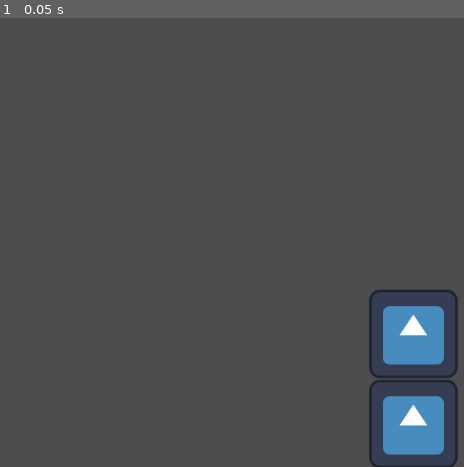
Above: before the commit, frame 1.
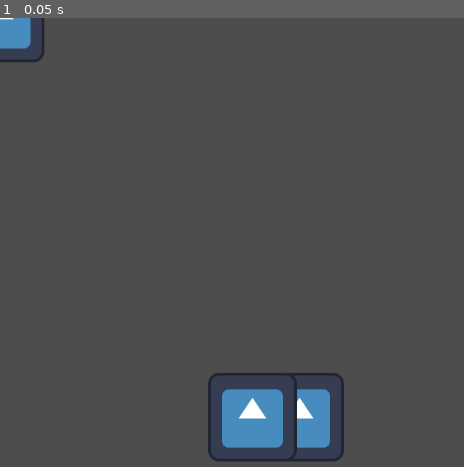
Above: after the commit, the same moment.

Repository: giovanemachado/timbergdtman
Game: Godot game, scene res://src/Main.tscn
The game is run twice, just before and just after one commit, with the same random seed, the same clock (stepped at 60 frames per second) and the same inputs. The engine's default icon, where the game draws it, is replaced by a stand-in: a white triangle on a blue panel in a dark square.
Inputs:
- Up to frame 1 (0.05 s): no input

The runs differ from the first frame. In frame 1, 8.3% of the frame differs, in the area x 0-99%, y 0-100%.

Commit message:
add some animations, fighting spawns

Diff:
--- a/project.godot
+++ b/project.godot
@@ -11,7 +11,7 @@
 [application]
 
 config/name="P"
-run/main_scene="res://src/main.tscn"
+run/main_scene="res://Src/Main.tscn"
 config/features=PackedStringArray("4.0", "Forward Plus")
 config/icon="res://icon.svg"
 
--- a/src/Main.tscn
+++ b/src/Main.tscn
@@ -1,21 +1,32 @@
-[gd_scene load_steps=4 format=3 uid="uid://pvnkl2ophuc6"]
+[gd_scene load_steps=5 format=3 uid="uid://b7n3hli5t2f1p"]
 
-[ext_resource type="Script" path="res://src/tree/tree.gd" id="1_xsuk5"]
-[ext_resource type="Texture2D" uid="uid://d0ip05whua6kq" path="res://icon.svg" id="2_21n0y"]
-[ext_resource type="Script" path="res://src/player/player.gd" id="3_d8jpg"]
+[ext_resource type="Script" path="res://Src/Tree/Tree.gd" id="1_ehffe"]
+[ext_resource type="PackedScene" uid="uid://cshpelm6okiad" path="res://Src/Tree/TreeTuck.tscn" id="2_pa2co"]
+[ext_resource type="Script" path="res://Src/Player/Player.gd" id="3_jqo2d"]
+[ext_resource type="Texture2D" uid="uid://d0ip05whua6kq" path="res://icon.svg" id="4_iqxdf"]
 
-[node name="main" type="Node2D"]
+[node name="Main" type="Node2D"]
 
-[node name="tree" type="Node2D" parent="."]
-script = ExtResource("1_xsuk5")
+[node name="Tree" type="Node2D" parent="." node_paths=PackedStringArray("TreeSpawn")]
+script = ExtResource("1_ehffe")
+TreeSpawn = NodePath("")
 
-[node name="tree-tuck" type="Sprite2D" parent="tree"]
-position = Vector2(596, 586)
-texture = ExtResource("2_21n0y")
+[node name="TreeTuck" parent="Tree" instance=ExtResource("2_pa2co")]
 
-[node name="tree-tuck2" type="Sprite2D" parent="tree"]
-position = Vector2(596, 456)
-texture = ExtResource("2_21n0y")
+[node name="TreePosition" type="Marker2D" parent="Tree"]
+position = Vector2(541, 220)
 
-[node name="player" type="Node2D" parent="."]
-script = ExtResource("3_d8jpg")
+[node name="Player" type="Node2D" parent="."]
+script = ExtResource("3_jqo2d")
+
+[node name="TempPlayer" type="Sprite2D" parent="Player"]
+position = Vector2(432, 576)
+texture = ExtResource("4_iqxdf")
+
+[node name="TempAxe" type="Sprite2D" parent="Player/TempPlayer"]
+position = Vector2(-68, 0)
+texture = ExtResource("4_iqxdf")
+
+[node name="AnimationPlayer" type="AnimationPlayer" parent="Player"]
+
+[connection signal="hit" from="Player" to="Tree" method="_on_player_hit"]
--- a/src/player/player.gd
+++ b/src/player/player.gd
@@ -1,20 +1,21 @@
 extends Node2D
 
+# Tree hits
+signal hit(cuttingAt)
 
 # Called when the node enters the scene tree for the first time.
 func _ready():
 	pass # Replace with function body.
 
-
 # Called every frame. 'delta' is the elapsed time since the previous frame.
 func _process(delta):
 	if Input.is_action_pressed("cut_right"):
-		print("cut right pressed");
+		hitTheTree(cutSide.CUT_RIGHT)
 	if Input.is_action_pressed("cut_left"):
-		print("cut left pressed")
+		hitTheTree(cutSide.CUT_LEFT)
 
-	# if velocity.length() > 0:
-	#     velocity = velocity.normalized() * speed
-	#     $AnimatedSprite2D.play()
-	# else:
-	#     $AnimatedSprite2D.stop()
+# Possible sides to cut the tree down
+enum cutSide {CUT_RIGHT, CUT_LEFT}
+
+func hitTheTree(cuttingAt):
+	hit.emit(cuttingAt)
--- /dev/null
+++ b/src/tree/TreeTuck.tscn
@@ -0,0 +1,159 @@
+[gd_scene load_steps=7 format=3 uid="uid://cshpelm6okiad"]
+
+[ext_resource type="Texture2D" uid="uid://d0ip05whua6kq" path="res://icon.svg" id="1_0sjvc"]
+
+[sub_resource type="Animation" id="Animation_tdhg7"]
+length = 0.001
+tracks/0/type = "value"
+tracks/0/imported = false
+tracks/0/enabled = true
+tracks/0/path = NodePath(".:position")
+tracks/0/interp = 1
+tracks/0/loop_wrap = true
+tracks/0/keys = {
+"times": PackedFloat32Array(0),
+"transitions": PackedFloat32Array(1),
+"update": 0,
+"values": [Vector2(0, 0)]
+}
+tracks/1/type = "value"
+tracks/1/imported = false
+tracks/1/enabled = true
+tracks/1/path = NodePath(".:rotation")
+tracks/1/interp = 1
+tracks/1/loop_wrap = true
+tracks/1/keys = {
+"times": PackedFloat32Array(0),
+"transitions": PackedFloat32Array(1),
+"update": 0,
+"values": [0.0]
+}
+tracks/2/type = "value"
+tracks/2/imported = false
+tracks/2/enabled = true
+tracks/2/path = NodePath(".:scale")
+tracks/2/interp = 1
+tracks/2/loop_wrap = true
+tracks/2/keys = {
+"times": PackedFloat32Array(-0.00147765),
+"transitions": PackedFloat32Array(1),
+"update": 0,
+"values": [Vector2(1, 1)]
+}
+
+[sub_resource type="Animation" id="Animation_rq4bt"]
+resource_name = "correct-hit"
+length = 0.6
+loop_mode = 1
+step = 0.0
+tracks/0/type = "value"
+tracks/0/imported = false
+tracks/0/enabled = true
+tracks/0/path = NodePath(".:position")
+tracks/0/interp = 1
+tracks/0/loop_wrap = true
+tracks/0/keys = {
+"times": PackedFloat32Array(0.1, 0.148334, 0.196055, 0.331699, 0.463718, 0.591058, 0.592404),
+"transitions": PackedFloat32Array(1, 1, 1, 1, 1, 1, 1),
+"update": 0,
+"values": [Vector2(0, 0), Vector2(0, 8), Vector2(0, -22), Vector2(0, -22), Vector2(0, 110), Vector2(0, 110), Vector2(0, 100)]
+}
+tracks/1/type = "value"
+tracks/1/imported = false
+tracks/1/enabled = true
+tracks/1/path = NodePath(".:rotation")
+tracks/1/interp = 1
+tracks/1/loop_wrap = true
+tracks/1/keys = {
+"times": PackedFloat32Array(0.1, 0.148334, 0.196055, 0.331699, 0.463718, 0.591058, 0.592404),
+"transitions": PackedFloat32Array(1, 1, 1, 1, 1, 1, 1),
+"update": 0,
+"values": [0.0, 0.0, -0.126137, 0.240855, 0.0, 0.0, 0.0]
+}
+tracks/2/type = "value"
+tracks/2/imported = false
+tracks/2/enabled = true
+tracks/2/path = NodePath(".:scale")
+tracks/2/interp = 1
+tracks/2/loop_wrap = true
+tracks/2/keys = {
+"times": PackedFloat32Array(0.1, 0.148334, 0.196055, 0.331699, 0.463718, 0.591058, 0.592404),
+"transitions": PackedFloat32Array(1, 1, 1, 1, 1, 1, 1),
+"update": 0,
+"values": [Vector2(1.0532, 1.0532), Vector2(1.36544, 0.955445), Vector2(1.0532, 1.0532), Vector2(1.0532, 1.0532), Vector2(1.0532, 1.0532), Vector2(0.8132, 1.0532), Vector2(1.0532, 1.0532)]
+}
+
+[sub_resource type="Animation" id="Animation_h6m2x"]
+resource_name = "move-below"
+length = 0.2
+loop_mode = 1
+tracks/0/type = "value"
+tracks/0/imported = false
+tracks/0/enabled = true
+tracks/0/path = NodePath(".:position")
+tracks/0/interp = 1
+tracks/0/loop_wrap = true
+tracks/0/keys = {
+"times": PackedFloat32Array(0, 0.15072),
+"transitions": PackedFloat32Array(1, 1),
+"update": 0,
+"values": [Vector2(0, 0), Vector2(0, 133)]
+}
+
+[sub_resource type="Animation" id="Animation_k1w2a"]
+resource_name = "wrong-hit"
+length = 0.35
+loop_mode = 1
+step = 0.0
+tracks/0/type = "value"
+tracks/0/imported = false
+tracks/0/enabled = true
+tracks/0/path = NodePath(".:position")
+tracks/0/interp = 1
+tracks/0/loop_wrap = true
+tracks/0/keys = {
+"times": PackedFloat32Array(0, 0.0512377, 0.151238, 0.237459, 0.34337),
+"transitions": PackedFloat32Array(1, 1, 1, 1, 1),
+"update": 0,
+"values": [Vector2(593, 577), Vector2(593, 577), Vector2(593, 577), Vector2(593, 577), Vector2(593, 577)]
+}
+tracks/1/type = "value"
+tracks/1/imported = false
+tracks/1/enabled = true
+tracks/1/path = NodePath(".:rotation")
+tracks/1/interp = 1
+tracks/1/loop_wrap = true
+tracks/1/keys = {
+"times": PackedFloat32Array(0, 0.0512377, 0.151238, 0.237459, 0.34337),
+"transitions": PackedFloat32Array(1, 1, 1, 1, 1),
+"update": 0,
+"values": [0.0, 0.0, 0.094668, -0.052702, 0.0]
+}
+tracks/2/type = "value"
+tracks/2/imported = false
+tracks/2/enabled = true
+tracks/2/path = NodePath(".:scale")
+tracks/2/interp = 1
+tracks/2/loop_wrap = true
+tracks/2/keys = {
+"times": PackedFloat32Array(0, 0.0512377, 0.151238, 0.237459, 0.34337),
+"transitions": PackedFloat32Array(1, 1, 1, 1, 1),
+"update": 0,
+"values": [Vector2(1, 1), Vector2(0.963608, 0.963608), Vector2(1.11462, 1.11462), Vector2(1.11462, 1.11462), Vector2(1, 1)]
+}
+
+[sub_resource type="AnimationLibrary" id="AnimationLibrary_ewc1w"]
+_data = {
+"RESET": SubResource("Animation_tdhg7"),
+"correct-hit": SubResource("Animation_rq4bt"),
+"move-below": SubResource("Animation_h6m2x"),
+"wrong-hit": SubResource("Animation_k1w2a")
+}
+
+[node name="TreeTuck" type="Sprite2D"]
+texture = ExtResource("1_0sjvc")
+
+[node name="AnimationPlayer" type="AnimationPlayer" parent="."]
+libraries = {
+"": SubResource("AnimationLibrary_ewc1w")
+}
--- a/src/tree/tree.gd
+++ b/src/tree/tree.gd
@@ -1,11 +1,20 @@
 extends Node2D
 
+@export var TreeTuck: PackedScene
+@export var TreeSpawn: Node2D
 
 # Called when the node enters the scene tree for the first time.
 func _ready():
-	pass # Replace with function body.
+#	var treeTuck = TreeTuck.instantiate()
+#	add_child(treeTuck)
+#	treeTuck.position = $TreePosition.position
+	pass
 
 
 # Called every frame. 'delta' is the elapsed time since the previous frame.
 func _process(delta):
 	pass
+
+
+func _on_player_hit(cuttingAt):
+	print("cutting at ", cuttingAt)
